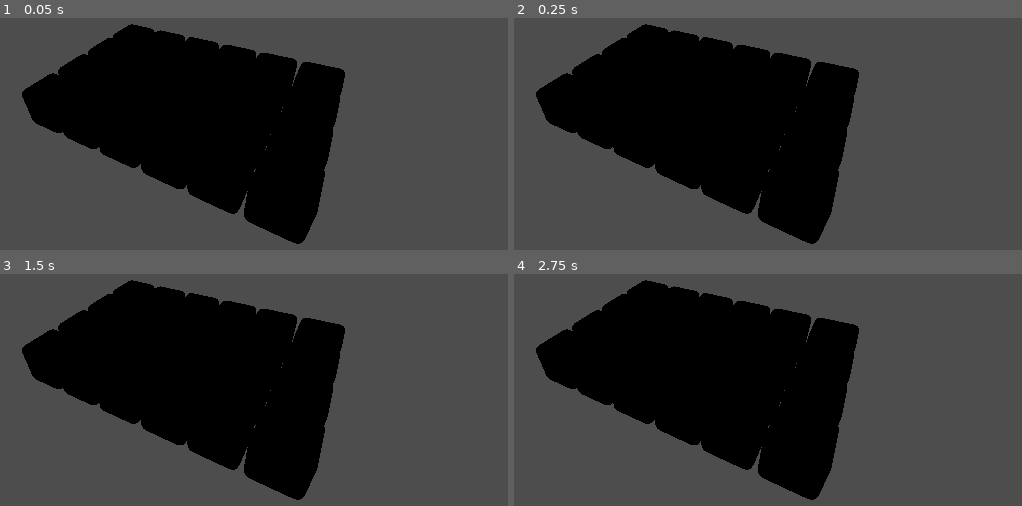
Above: before the commit, frames 1-4 (two rows, left to right).
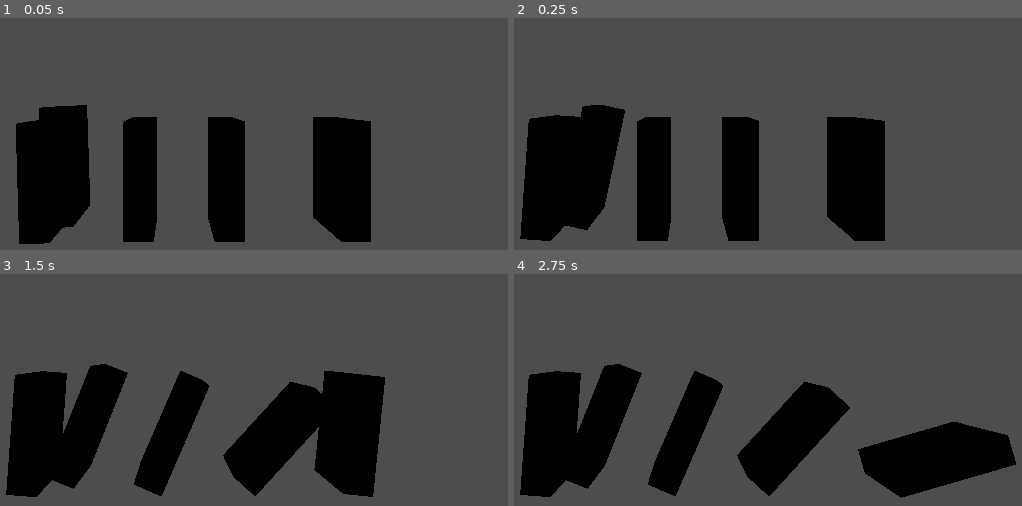
Above: after the commit, the same moments.

Repository: morgmorgan/dominoes
Game: Godot game, scene res://scenes/main.tscn
The game is run twice, just before and just after one commit, with the same random seed, the same clock (stepped at 60 frames per second) and the same inputs.
Inputs:
- Up to frame 1 (0.05 s): no input
- Up to frame 2 (0.25 s): no input
- Up to frame 3 (1.5 s): no input
- Up to frame 4 (2.75 s): no input

The runs differ from the first frame. In frame 1, 42% of the frame differs, in the area x 3-74%, y 2-98%; in frame 2, 43%, in the area x 1-74%, y 2-98%; in frame 3, 41%; in frame 4, 42%.

Commit message:
adding dominoes programmatically, adding chaining for dominoes

Diff:
--- a/scenes/domino.tscn
+++ b/scenes/domino.tscn
@@ -84,15 +84,11 @@
 script = ExtResource("1_j5684")
 metadata/_edit_group_ = true
 
-[node name="Camera3D" type="Camera3D" parent="."]
-transform = Transform3D(1, 0, 0, 0, 1, 0, 0, 0, 1, 0, 0, 14.5504)
-current = true
-
 [node name="physisc" type="Node3D" parent="."]
 
 [node name="RigidBody3D" type="RigidBody3D" parent="physisc"]
 transform = Transform3D(1, 0, 0, 0, 1, 0, 0, 0, 1, -0.159488, 1.01688, 0)
-freeze = true
+gravity_scale = 0.0
 metadata/_edit_group_ = true
 
 [node name="CollisionShape3D" type="CollisionShape3D" parent="physisc/RigidBody3D"]
@@ -103,11 +99,19 @@
 mesh = SubResource("ArrayMesh_i3vjb")
 skeleton = NodePath("")
 
+[node name="Area3D" type="Area3D" parent="physisc/RigidBody3D"]
+transform = Transform3D(1, 0, 0, 0, 1, 0, 0, 0, 1, -0.496507, 0.998562, 0)
+
+[node name="CollisionShape3D" type="CollisionShape3D" parent="physisc/RigidBody3D/Area3D"]
+shape = SubResource("BoxShape3D_sdo0x")
+
 [node name="AnimationPlayer" type="AnimationPlayer" parent="."]
 libraries = {
 "": SubResource("AnimationLibrary_cumg4")
 }
 
-[node name="Node3D" type="Node3D" parent="."]
-
-[connection signal="animation_finished" from="AnimationPlayer" to="." method="_on_domino_end"]
+[connection signal="body_entered" from="physisc/RigidBody3D" to="." method="_on_domino_entered"]
+[connection signal="body_shape_entered" from="physisc/RigidBody3D" to="." method="_on_rigid_body_3d_body_shape_entered"]
+[connection signal="area_entered" from="physisc/RigidBody3D/Area3D" to="." method="_on_domino_entered"]
+[connection signal="area_shape_entered" from="physisc/RigidBody3D/Area3D" to="." method="_on_area_3d_area_shape_entered"]
+[connection signal="animation_finished" from="AnimationPlayer" to="." method="_on_anim_end"]
--- a/scenes/main.tscn
+++ b/scenes/main.tscn
@@ -1,104 +1,36 @@
-[gd_scene load_steps=2 format=3 uid="uid://drigcgcpl6n0r"]
+[gd_scene load_steps=4 format=3 uid="uid://drigcgcpl6n0r"]
 
-[ext_resource type="ArrayMesh" uid="uid://brhp21jmr076n" path="res://assets/roundedcube.obj" id="1_81x5s"]
+[ext_resource type="Script" path="res://scripts/main.gd" id="1_jay6m"]
+[ext_resource type="PackedScene" uid="uid://bwl781ba7ljj3" path="res://scenes/domino.tscn" id="2_xighj"]
+
+[sub_resource type="BoxShape3D" id="BoxShape3D_n667v"]
+size = Vector3(24, 1, 11.241)
 
 [node name="Node3D" type="Node3D"]
+script = ExtResource("1_jay6m")
 
 [node name="Camera3D" type="Camera3D" parent="."]
-transform = Transform3D(0.494939, 0.540457, -0.680398, -0.0356996, 0.795018, 0.605534, 0.868194, -0.275412, 0.41278, -6.63411, 8.5224, 10.6917)
+transform = Transform3D(1, 0, 0, 0, 1, 0, 0, 0, 1, 3.76457, 4.34203, 10.6917)
 current = true
 
-[node name="Roundedcube" type="MeshInstance3D" parent="."]
-mesh = ExtResource("1_81x5s")
+[node name="domino" parent="." instance=ExtResource("2_xighj")]
+transform = Transform3D(1, 0, 0, 0, 1, 0, 0, 0, 1, 0, -0.943349, 0)
+start_domino = true
 
-[node name="Roundedcube2" type="MeshInstance3D" parent="."]
-transform = Transform3D(1, 0, 0, 0, 1, 0, 0, 0, 1, 0, 0, 2.15199)
-mesh = ExtResource("1_81x5s")
+[node name="domino2" parent="." instance=ExtResource("2_xighj")]
+transform = Transform3D(1, 0, 0, 0, 1, 0, 0, 0, 1, 3.22936, -0.943349, 0)
 
-[node name="Roundedcube3" type="MeshInstance3D" parent="."]
-transform = Transform3D(1, 0, 0, 0, 1, 0, 0, 0, 1, 2.15494, 0, 0)
-mesh = ExtResource("1_81x5s")
+[node name="RigidBody3D" type="RigidBody3D" parent="."]
+transform = Transform3D(1, 0, 0, 0, 1, 0, 0, 0, 1, -0.159488, -1.01521, 0)
+gravity_scale = 0.0
+freeze = true
+metadata/_edit_group_ = true
 
-[node name="Roundedcube4" type="MeshInstance3D" parent="."]
-transform = Transform3D(1, 0, 0, 0, 1, 0, 0, 0, 1, 2.15494, 0, 2.15199)
-mesh = ExtResource("1_81x5s")
+[node name="CollisionShape3D" type="CollisionShape3D" parent="RigidBody3D"]
+shape = SubResource("BoxShape3D_n667v")
 
-[node name="Roundedcube5" type="MeshInstance3D" parent="."]
-transform = Transform3D(1, 0, 0, 0, 1, 0, 0, 0, 1, 4.34961, 0, 0)
-mesh = ExtResource("1_81x5s")
+[node name="domino3" parent="." instance=ExtResource("2_xighj")]
+transform = Transform3D(1, 0, 0, 0, 1, 0, 0, 0, 1, 6.25299, -0.943349, 0)
 
-[node name="Roundedcube6" type="MeshInstance3D" parent="."]
-transform = Transform3D(1, 0, 0, 0, 1, 0, 0, 0, 1, 4.34961, 0, 2.15199)
-mesh = ExtResource("1_81x5s")
-
-[node name="Roundedcube7" type="MeshInstance3D" parent="."]
-transform = Transform3D(1, 0, 0, 0, 1, 0, 0, 0, 1, 6.50455, 0, 0)
-mesh = ExtResource("1_81x5s")
-
-[node name="Roundedcube8" type="MeshInstance3D" parent="."]
-transform = Transform3D(1, 0, 0, 0, 1, 0, 0, 0, 1, 6.50455, 0, 2.15199)
-mesh = ExtResource("1_81x5s")
-
-[node name="Roundedcube9" type="MeshInstance3D" parent="."]
-transform = Transform3D(1, 0, 0, 0, 1, 0, 0, 0, 1, 0, 0, 4.30919)
-mesh = ExtResource("1_81x5s")
-
-[node name="Roundedcube10" type="MeshInstance3D" parent="."]
-transform = Transform3D(1, 0, 0, 0, 1, 0, 0, 0, 1, 0, 0, 6.46118)
-mesh = ExtResource("1_81x5s")
-
-[node name="Roundedcube11" type="MeshInstance3D" parent="."]
-transform = Transform3D(1, 0, 0, 0, 1, 0, 0, 0, 1, 2.15494, 0, 4.30919)
-mesh = ExtResource("1_81x5s")
-
-[node name="Roundedcube12" type="MeshInstance3D" parent="."]
-transform = Transform3D(1, 0, 0, 0, 1, 0, 0, 0, 1, 2.15494, 0, 6.46118)
-mesh = ExtResource("1_81x5s")
-
-[node name="Roundedcube13" type="MeshInstance3D" parent="."]
-transform = Transform3D(1, 0, 0, 0, 1, 0, 0, 0, 1, 4.34961, 0, 4.30919)
-mesh = ExtResource("1_81x5s")
-
-[node name="Roundedcube14" type="MeshInstance3D" parent="."]
-transform = Transform3D(1, 0, 0, 0, 1, 0, 0, 0, 1, 4.34961, 0, 6.46118)
-mesh = ExtResource("1_81x5s")
-
-[node name="Roundedcube15" type="MeshInstance3D" parent="."]
-transform = Transform3D(1, 0, 0, 0, 1, 0, 0, 0, 1, 6.50455, 0, 4.30919)
-mesh = ExtResource("1_81x5s")
-
-[node name="Roundedcube16" type="MeshInstance3D" parent="."]
-transform = Transform3D(1, 0, 0, 0, 1, 0, 0, 0, 1, 6.50455, 0, 6.46118)
-mesh = ExtResource("1_81x5s")
-
-[node name="Roundedcube17" type="MeshInstance3D" parent="."]
-transform = Transform3D(1, 0, 0, 0, 1, 0, 0, 0, 1, 0, 0, 8.53526)
-mesh = ExtResource("1_81x5s")
-
-[node name="Roundedcube18" type="MeshInstance3D" parent="."]
-transform = Transform3D(1, 0, 0, 0, 1, 0, 0, 0, 1, 0, 0, 10.6873)
-mesh = ExtResource("1_81x5s")
-
-[node name="Roundedcube19" type="MeshInstance3D" parent="."]
-transform = Transform3D(1, 0, 0, 0, 1, 0, 0, 0, 1, 2.15494, 0, 8.53526)
-mesh = ExtResource("1_81x5s")
-
-[node name="Roundedcube20" type="MeshInstance3D" parent="."]
-transform = Transform3D(1, 0, 0, 0, 1, 0, 0, 0, 1, 2.15494, 0, 10.6873)
-mesh = ExtResource("1_81x5s")
-
-[node name="Roundedcube21" type="MeshInstance3D" parent="."]
-transform = Transform3D(1, 0, 0, 0, 1, 0, 0, 0, 1, 4.34961, 0, 8.53526)
-mesh = ExtResource("1_81x5s")
-
-[node name="Roundedcube22" type="MeshInstance3D" parent="."]
-transform = Transform3D(1, 0, 0, 0, 1, 0, 0, 0, 1, 4.34961, 0, 10.6873)
-mesh = ExtResource("1_81x5s")
-
-[node name="Roundedcube23" type="MeshInstance3D" parent="."]
-transform = Transform3D(1, 0, 0, 0, 1, 0, 0, 0, 1, 6.50455, 0, 8.53526)
-mesh = ExtResource("1_81x5s")
-
-[node name="Roundedcube24" type="MeshInstance3D" parent="."]
-transform = Transform3D(1, 0, 0, 0, 1, 0, 0, 0, 1, 6.50455, 0, 10.6873)
-mesh = ExtResource("1_81x5s")
+[node name="domino4" parent="." instance=ExtResource("2_xighj")]
+transform = Transform3D(1, 0, 0, 0, 1, 0, 0, 0, 1, 10.4491, -0.943349, 0)
--- a/scripts/domino.gd
+++ b/scripts/domino.gd
@@ -1,18 +1,36 @@
 extends Node3D
 
+@export var start_domino:bool = false
+var already_tipped = false
 
 # Called when the node enters the scene tree for the first time.
 func _ready() -> void:
-	$AnimationPlayer.play("tip_over")
+	if start_domino:
+		$AnimationPlayer.play("tip_over")
+		already_tipped = true
 	pass # Replace with function body.
-
 
 # Called every frame. 'delta' is the elapsed time since the previous frame.
 func _process(delta: float) -> void:
 
 	pass
 
+func _on_anim_end(anim_name: StringName) -> void:
+	pass
+	#if anim_name == "tip_over":
+		#print("tip over ended for ", name)
+		#$physisc/RigidBody3D.gravity_scale = 1
 
-func _on_domino_end(anim_name: StringName) -> void:
-	if name == "tip_over":
-		$physisc/RigidBody3D.freeze = false
+func _on_area_3d_area_shape_entered(area_rid: RID, area: Area3D, area_shape_index: int, local_shape_index: int) -> void:
+	if not already_tipped:
+		var other_domino = area.get_parent().get_parent().get_parent()
+		var other_rigid: RigidBody3D = area.get_parent()
+		var other_player: AnimationPlayer = other_domino.find_child("AnimationPlayer")
+		print(name, "tipped over by ", other_domino.name)
+		$AnimationPlayer.play("tip_over")
+		other_player.pause()
+		#other_rigid.gravity_scale = 1
+
+
+
+		already_tipped = true
--- /dev/null
+++ b/scripts/main.gd
@@ -0,0 +1,26 @@
+extends Node3D
+
+
+# Called when the node enters the scene tree for the first time.
+func _ready() -> void:
+	add_domino()
+	pass # Replace with function body.
+
+
+# Called every frame. 'delta' is the elapsed time since the previous frame.
+
+func how_many_dominoes() -> int:
+	var dominoes = $".".find_children("domino*", "", true, false)
+	return dominoes.size()
+
+func add_domino() -> void:
+	var dom = preload("res://scenes/domino.tscn")
+	var x = dom.instantiate()
+	x.owner  = $"."
+	print(how_many_dominoes())
+	add_child(x, true)
+	print(how_many_dominoes())
+
+func _process(delta: float) -> void:
+
+	pass
Not shown: 2 places in scenes/domino.tscn that only renumber resources
